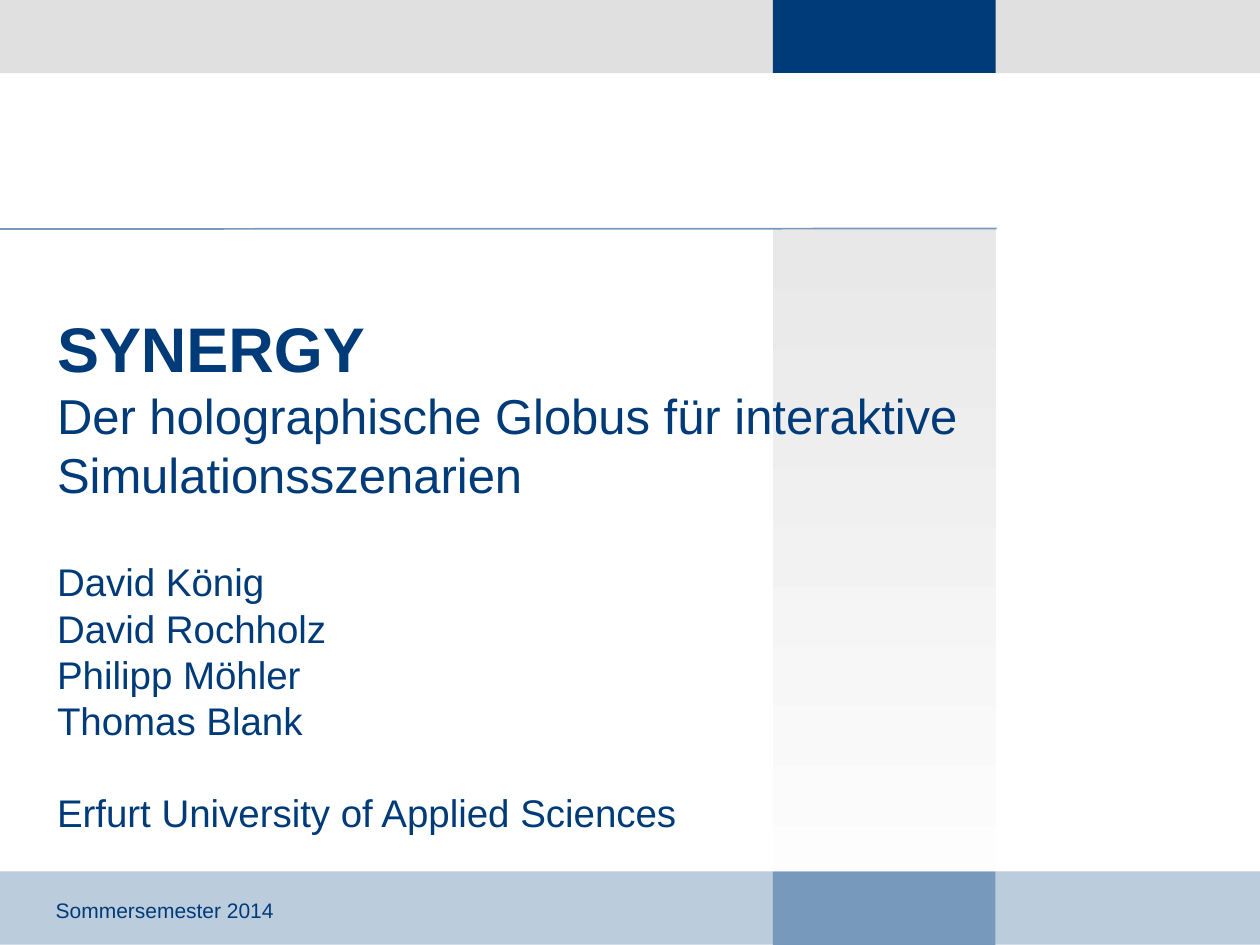
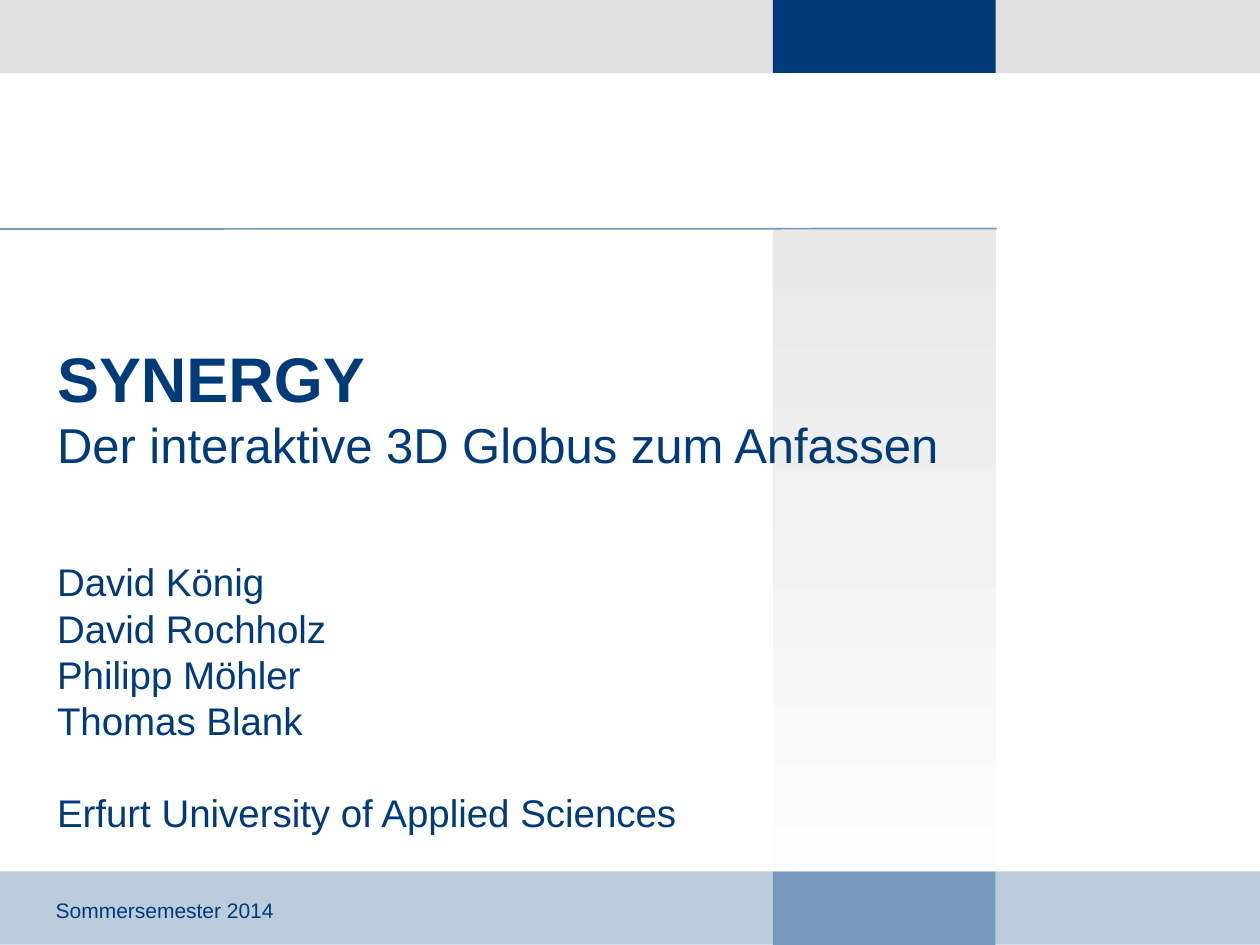
Before and after one commit to haus11/dm3, a slide deck: slide 1 of Presentation/Präsi-GetTogether.odp. Drawn at 1260x945 pixels with LibreOffice and Linux fonts; fonts in the diff are those of the drawing; background and template pictures are left out. Boxes give left, top, right and bottom in pixels: in the first picture for what was removed or moved away, otherwise in the second. Text is boxed around its words. In the diff, an @@ line names an element or a change of style, - is before the commit and + after.

Commit message:
changed heading

```diff
--- a/Presentation/Präsi-GetTogether.odp
+++ b/Presentation/Präsi-GetTogether.odp
@@ title at (57, 358, 938, 464): text changed @@
-SYNERGY
-Der holographische Globus für interaktive Simulationsszenarien
+SYNERGY
+Der interaktive 3D Globus zum Anfassen
```
